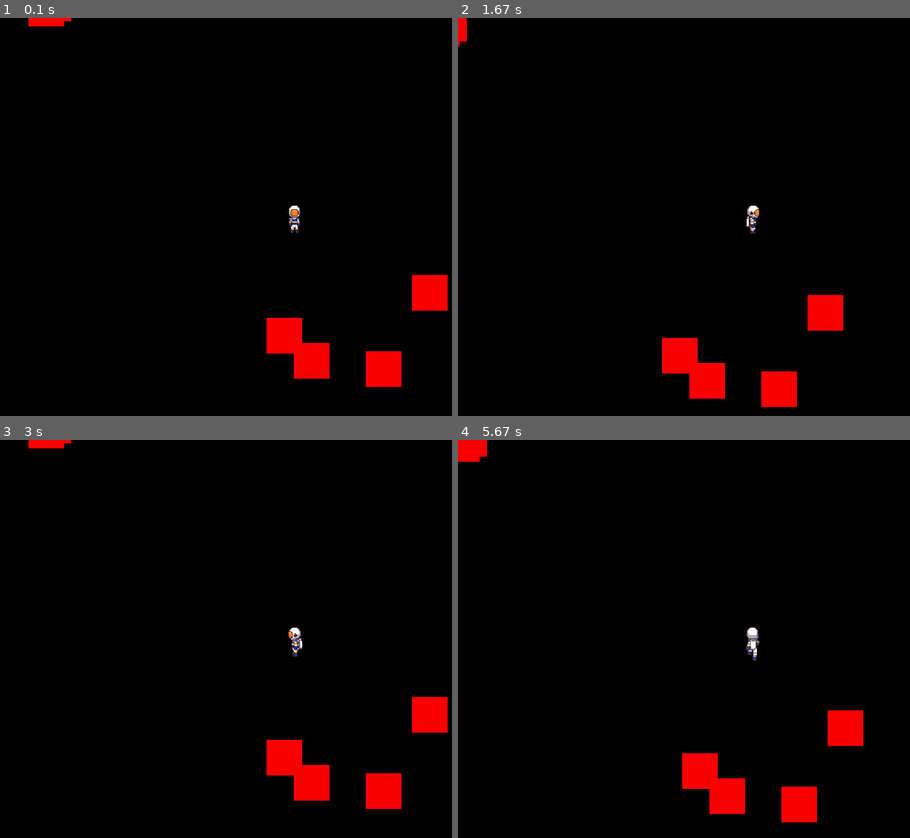
Above: before the commit, frames 1-4 (two rows, left to right).
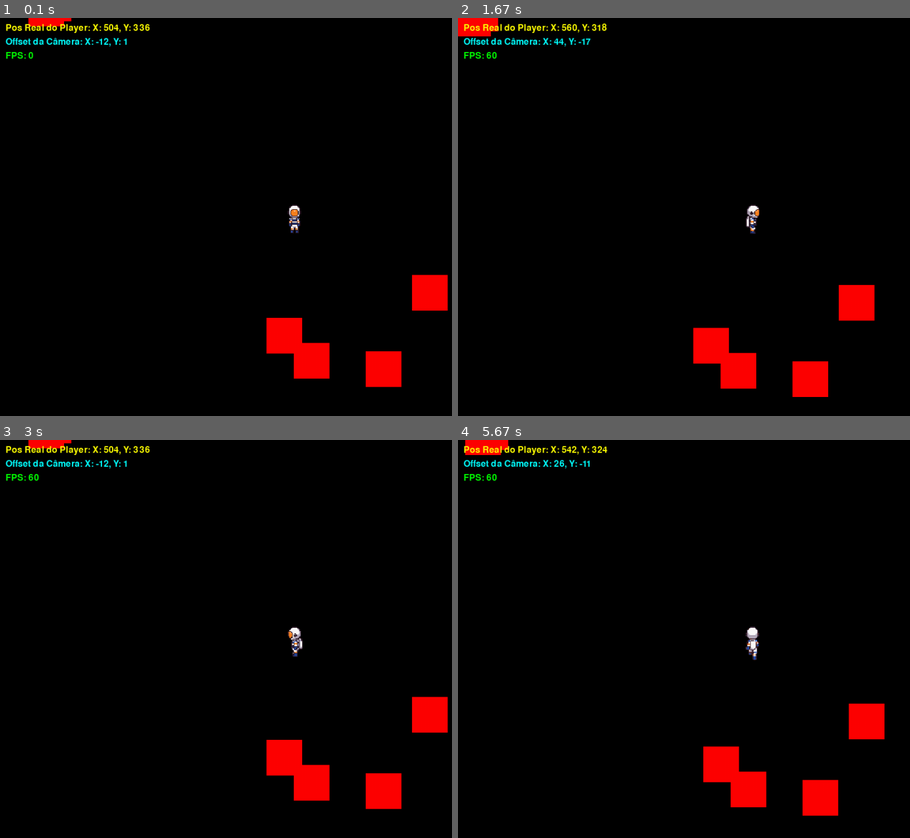
Above: after the commit, the same moments.

Repository: vitorpsogarcia/terranon
Game: pygame game, started from src/main.py
The game is run twice, just before and just after one commit, with the same random seed, the same clock (stepped at 60 frames per second) and the same inputs.
Inputs:
- Up to frame 1 (0.1 s): no input
- Up to frame 2 (1.67 s): hold D 0.33-0.8 s; hold W 0.83-1.13 s; hold D 1.17-1.63 s
- Up to frame 3 (3 s): hold A 1.67-2.2 s; hold S 2.23-2.53 s; hold A 2.57-2.97 s
- Up to frame 4 (5.67 s): hold W 3-3.37 s; hold D 3.4-4.03 s; hold S 4.07-4.43 s; hold A 4.47-4.93 s; hold D 4.97-5.43 s; hold W from 5.47 s (still down)

The runs differ from the first frame. In frame 1, 0.6% of the frame differs, in the area x 1-34%, y 1-11%; in frame 2, 6.1%, in the area x 0-93%, y 0-98%; in frame 3, 0.7%; in frame 4, 4.8%.

Commit message:
fix: refatorado classe camera_group e relacionadas.

Diff:
--- a/src/core/camera_group.py
+++ b/src/core/camera_group.py
@@ -1,19 +1,23 @@
 import pygame
 
-class CameraGroup(pygame.sprite.Group):
-    super().__init__()
-    self.display_surface = pygame.display.get_surface()
+class CameraGroup(pygame.sprite.LayeredUpdates):
+    def __init__(self):
+        super().__init__()
+        self.display_surface = pygame.display.get_surface()
+        self.half_w = self.display_surface.get_size()[0] // 2
+        self.half_h = self.display_surface.get_size()[1] // 2
         self.offset = pygame.math.Vector2()
+        self.target = None
 
-        self.half_w = screen_width // 2
-        self.half_h = screen_height // 2
+    def set_target(self, target):
+        self.target = target
 
-    def custom_draw(self, player):
-        self.offset.x = player.rect.centerx - self.half_w
-        self.offset.y = player.rect.centery - self.half_h
+    def custom_draw(self, surface: pygame.Surface):
+        if self.target and hasattr(self.target, 'rect'):
+            self.offset.x = self.target.rect.centerx - self.half_w
+            self.offset.y = self.target.rect.centery - self.half_h
 
         for sprite in self.sprites():
-            offset_rect = sprite.rect.copy()
-            offset_rect.centerx -= self.offset.x
-            offset_rect.centery -= self.offset.y
-            self.display_surface.blit(sprite.image, offset_rect)
+            if sprite.active and sprite.image and sprite.rect:
+                offset_pos = sprite.rect.topleft - self.offset
+                surface.blit(sprite.image, offset_pos)
--- a/src/core/game_manager.py
+++ b/src/core/game_manager.py
@@ -66,6 +66,20 @@
         if self.active_scene:
             self.active_scene.draw(self.tela)
 
+            font = pygame.font.SysFont(None, 24)
+            player = self.active_scene.camera_group.target
+
+            if player:
+                txt_pos = font.render(f"Pos Real do Player: X: {player.pos.x:.0f}, Y: {player.pos.y:.0f}", True, (255, 255, 0))
+                self.tela.blit(txt_pos, (10, 10))
+
+                offset = self.active_scene.camera_group.offset
+                txt_cam = font.render(f"Offset da Câmera: X: {offset.x:.0f}, Y: {offset.y:.0f}", True, (0, 255, 255))
+                self.tela.blit(txt_cam, (10, 35))
+
+                txt_fps = font.render(f"FPS: {self.clock.get_fps():.0f}", True, (0, 255, 0))
+                self.tela.blit(txt_fps, (10, 60))
+
         pygame.display.flip()
 
     def on_cleanup(self):
--- a/src/core/game_object.py
+++ b/src/core/game_object.py
@@ -18,11 +18,6 @@
         """Processamento da lógica e física do objeto."""
         pass
 
-    @abstractmethod
-    def draw(self, surface: pygame.Surface, offset: pygame.math.Vector2 | None = None):  # <-- Adicionado o offset
-        """Renderização do objeto na tela."""
-        pass
-
     def process_event(self, event: pygame.event.Event):
         """Processamento de eventos específicos (override se necessário)."""
         pass
@@ -36,15 +31,6 @@
         if self.rect:
             self.rect.topleft = (round(self.pos.x), round(self.pos.y))
 
-    def draw(self, surface: pygame.Surface, offset: pygame.math.Vector2 | None = None):
-        if offset is None:
-            offset = pygame.math.Vector2(0, 0)  # Se não tiver offset, é zero.
-
-        if self.image and self.rect:
-            posicao_na_tela = (self.rect.x - offset.x, self.rect.y - offset.y)
-            surface.blit(self.image, posicao_na_tela)
-
-
 class DynamicObject(GameObject):
     def __init__(self, x: float, y: float):
         super().__init__(x, y)
@@ -56,11 +42,3 @@
         self.pos += self.velocity * dt
         if self.rect:
             self.rect.topleft = (round(self.pos.x), round(self.pos.y))
-
-    def draw(self, surface: pygame.Surface, offset: pygame.math.Vector2 | None = None):
-        if offset is None:
-            offset = pygame.math.Vector2(0, 0)
-
-        if self.image and self.rect:
-            posicao_na_tela = (self.rect.x - offset.x, self.rect.y - offset.y)
-            surface.blit(self.image, posicao_na_tela)
--- a/src/core/game_world.py
+++ b/src/core/game_world.py
@@ -1,10 +1,9 @@
-import bisect
-
 import pygame
+from core.camera_group import CameraGroup
+from typing import List, Tuple
 from abc import ABC, abstractmethod
 from typing import List, Dict, Tuple
 from core.game_object import GameObject
-
 
 class GameScene(ABC):
     @abstractmethod
@@ -19,61 +18,29 @@
     def draw(self, surface: pygame.Surface):
         pass
 
-
 class GameWorld(GameScene):
     def __init__(self, screen_size: Tuple[int, int]):
-        self.objects: Dict[int, List[GameObject]] = {}
-
-        self.target = None
-        self.screen_size = screen_size
-        self.middle = (screen_size[0] // 2, screen_size[1] // 2)
-        self.offset = pygame.math.Vector2()
-        self._sorted_layers_keys = []
+        self.camera_group = CameraGroup()
 
     def set_target(self, target: GameObject):
-        self.target = target
+        self.camera_group.set_target(target)
 
     def add_object(self, obj: GameObject):
-        layer = obj.render_layer
-        self.objects.setdefault(layer, []).append(obj)
-
-        self.objects[layer].append(obj)
-        if layer not in self._sorted_layers_keys:
-            bisect.insort(self._sorted_layers_keys, layer)
+        self.camera_group.add(obj, layer=obj.render_layer)
 
     def remove_object(self, obj: GameObject):
-        layer = obj.render_layer
-
-        if obj in self.objects.get(layer, []):
-            self.objects[layer].remove(obj)
-
-            if not self.objects[layer]:
-                del self.objects[layer]
-                self._sorted_layers_keys.remove(layer)
+        self.camera_group.remove(obj)
 
     def update(self, dt: float):
-        for obj in self._iterate_active_objects():
-            obj.update(dt)
+        for obj in self.camera_group.sprites():
+            if obj.active:
+                obj.update(dt)
 
     def handle_events(self, events: List[pygame.event.Event]):
-        for obj in self._iterate_active_objects():
-            for event in events:
-                obj.process_event(event)
+        for obj in self.camera_group.sprites():
+            if obj.active:
+                for event in events:
+                    obj.process_event(event)
 
     def draw(self, surface: pygame.Surface):
-        if self.target and hasattr(self.target, "rect"):
-            self.offset.x = self.target.rect.centerx - self.middle[0]
-            self.offset.y = self.target.rect.centery - self.middle[1]
-
-        for obj in self._iterate_active_objects():
-            obj.draw(surface, self.offset)
-
-    def _iterate_objects(self):
-        for layer in self._sorted_layers_keys:
-            for obj in self.objects[layer]:
-                yield obj
-
-    def _iterate_active_objects(self):
-        for obj in self._iterate_objects():
-            if obj.active:
-                yield obj
+        self.camera_group.custom_draw(surface)
--- a/src/entities/character/characters.py
+++ b/src/entities/character/characters.py
@@ -18,6 +18,3 @@
     def update(self, dt: float):
         self.move(dt)
         super().update(dt)
-
-    def draw(self, surface: pygame.Surface, offset: pygame.math.Vector2 | None = None):
-        super().draw(surface, offset)
--- a/src/entities/character/player.py
+++ b/src/entities/character/player.py
@@ -3,6 +3,7 @@
 from entities.character.character_animator import CharacterAnimator
 from entities.character.characters import Character
 from utils.direction import get_direction_str_by_vector
+
 class Player(Character):
     def __init__(
         self,
